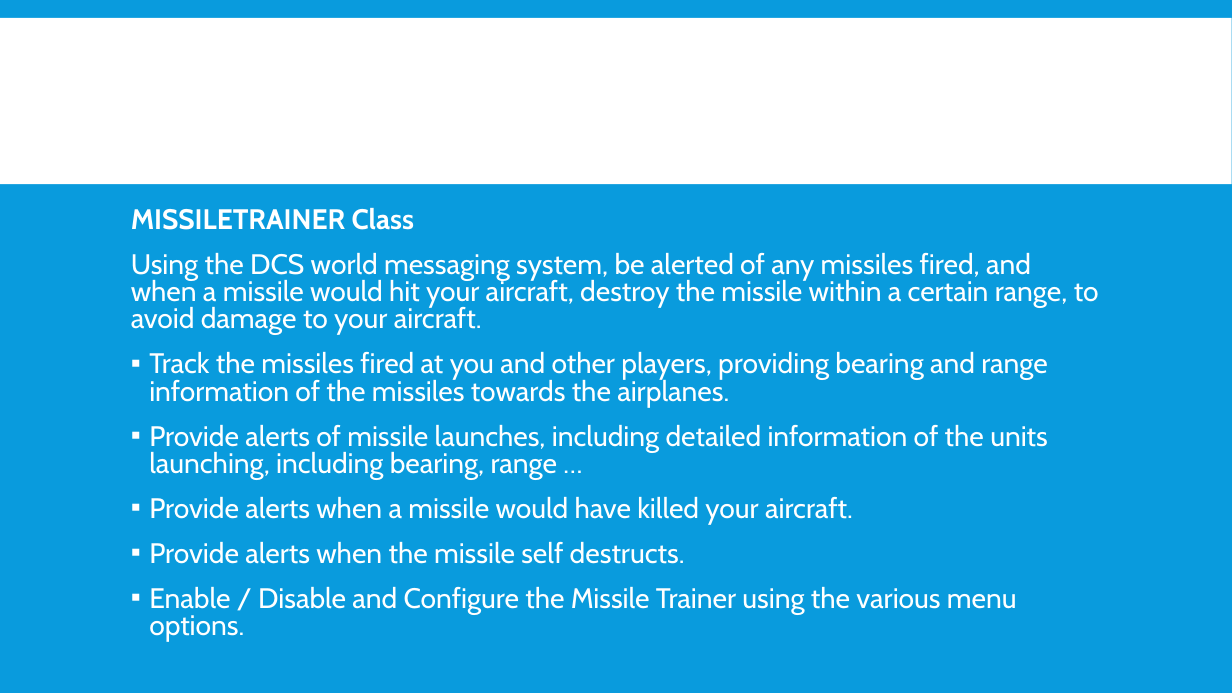
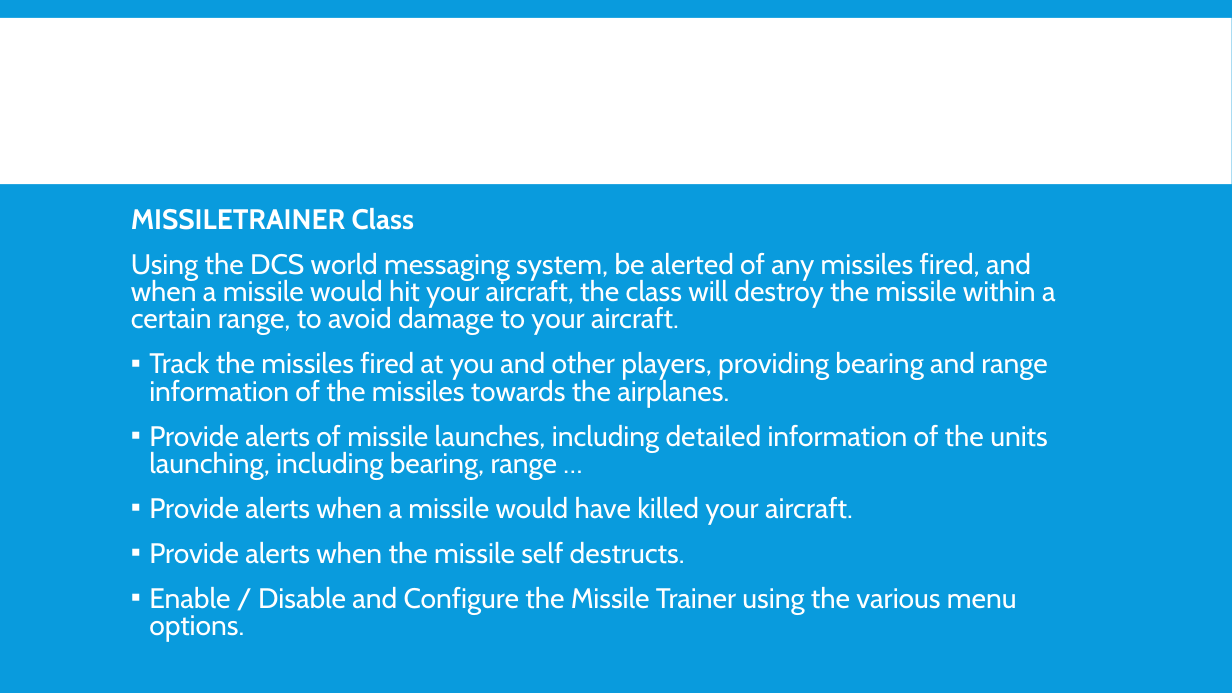
Before and after one commit to FlightControl-Master/MOOSE, a slide deck: slide 2 of Presentations/DCS World - MOOSE - Missile Trainer.pptx. Drawn at 1232x693 pixels with LibreOffice and Linux fonts; fonts in the diff are those of the drawing; background and template pictures are left out. Boxes give left, top, right and bottom in pixels: in the first picture for what was removed or moved away, otherwise in the second. Text is boxed around its words. In the diff, an @@ line names an element or a change of style, - is before the commit and + after.

```diff
--- a/Presentations/DCS World - MOOSE - Missile Trainer.pptx
+++ b/Presentations/DCS World - MOOSE - Missile Trainer.pptx
@@ text at box(131, 252, 1056, 335): text changed @@
-Using the DCS world messaging system, be alerted of any missiles fired, and when a missile would hit your aircraft, destroy the missile within a certain range, to avoid damage to your aircraft.
+Using the DCS world messaging system, be alerted of any missiles fired, and when a missile would hit your aircraft, the class will destroy the missile within a certain range, to avoid damage to your aircraft.
```
Also in this commit, not shown: 1 slide added, 1 other file.
